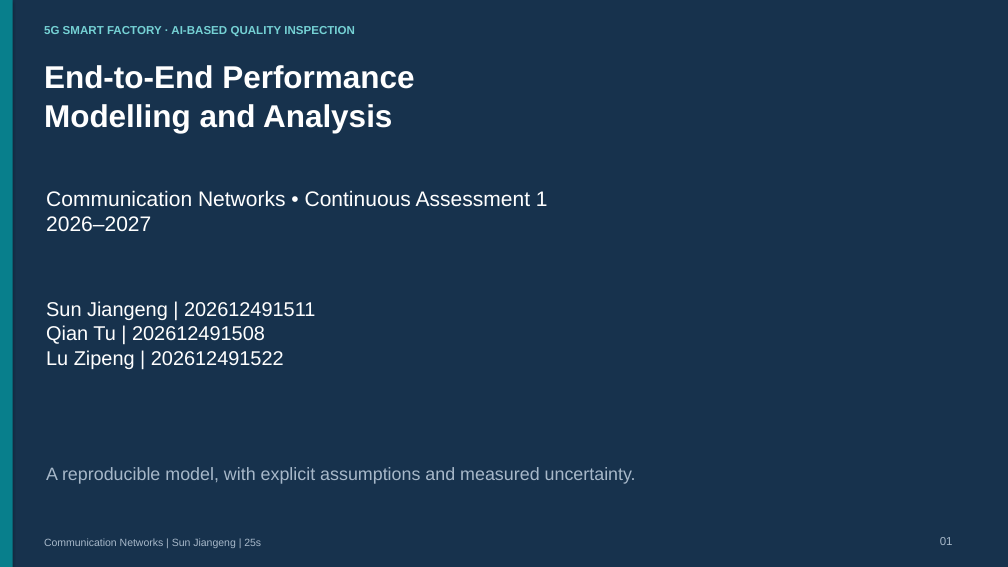
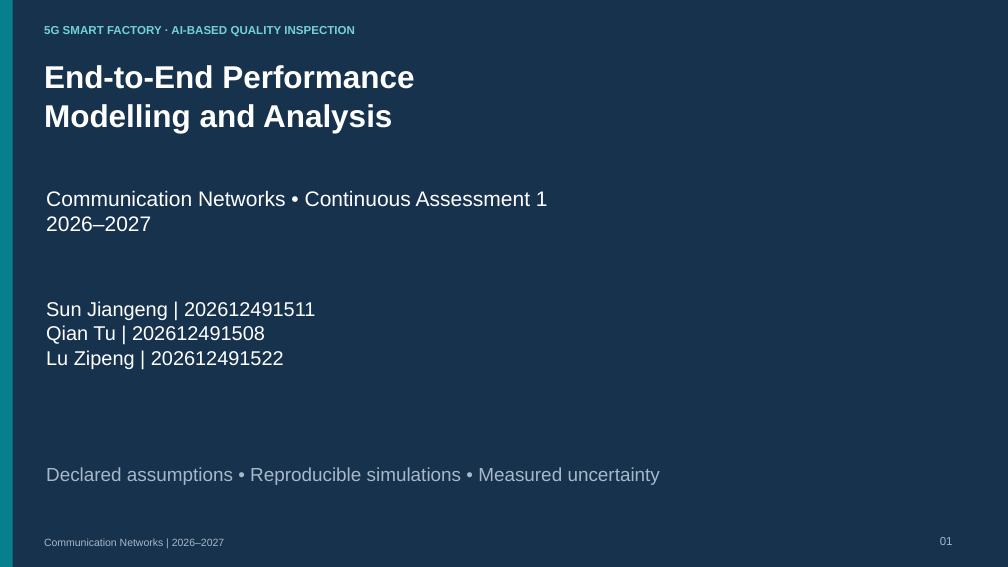
Before and after one commit to thelu260325/-, a slide deck: slide 1 of deliverables/communication_networks_2026_project/project/slides/Communication_Networks_Presentation.pptx. Drawn at 1008x567 pixels with LibreOffice and Linux fonts; fonts in the diff are those of the drawing. Boxes give left, top, right and bottom in pixels: in the first picture for what was removed or moved away, otherwise in the second. Text is boxed around its words. In the diff, an @@ line names an element or a change of style, - is before the commit and + after.

Commit message:
Review communication networks presentation and speaking script

```diff
--- a/deliverables/communication_networks_2026_project/project/slides/Communication_Networks_Presentation.pptx
+++ b/deliverables/communication_networks_2026_project/project/slides/Communication_Networks_Presentation.pptx
@@ rectangle at bbox=[0, 0, 1008, 567]: shadow off @@
@@ text at bbox=[46, 467, 660, 485]: text changed; size 17 to 18 pt @@
-A reproducible model, with explicit assumptions and measured uncertainty.
+Declared assumptions • Reproducible simulations • Measured uncertainty
@@ text at bbox=[44, 538, 224, 546]: text changed @@
-Communication Networks | Sun Jiangeng | 25s
+Communication Networks | 2026–2027
```
Also in this commit, not shown: 7 other slides changed, 7 slides added, 6 slides removed, 26 other files.
